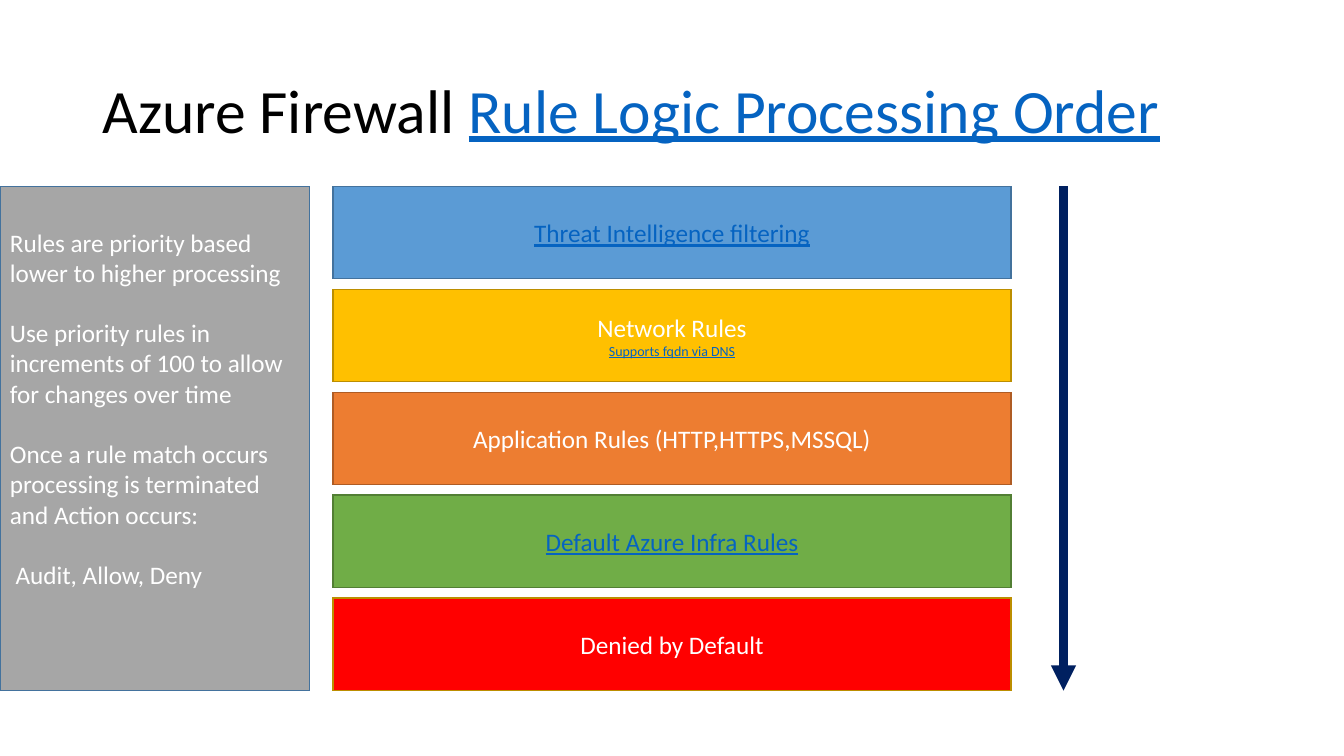
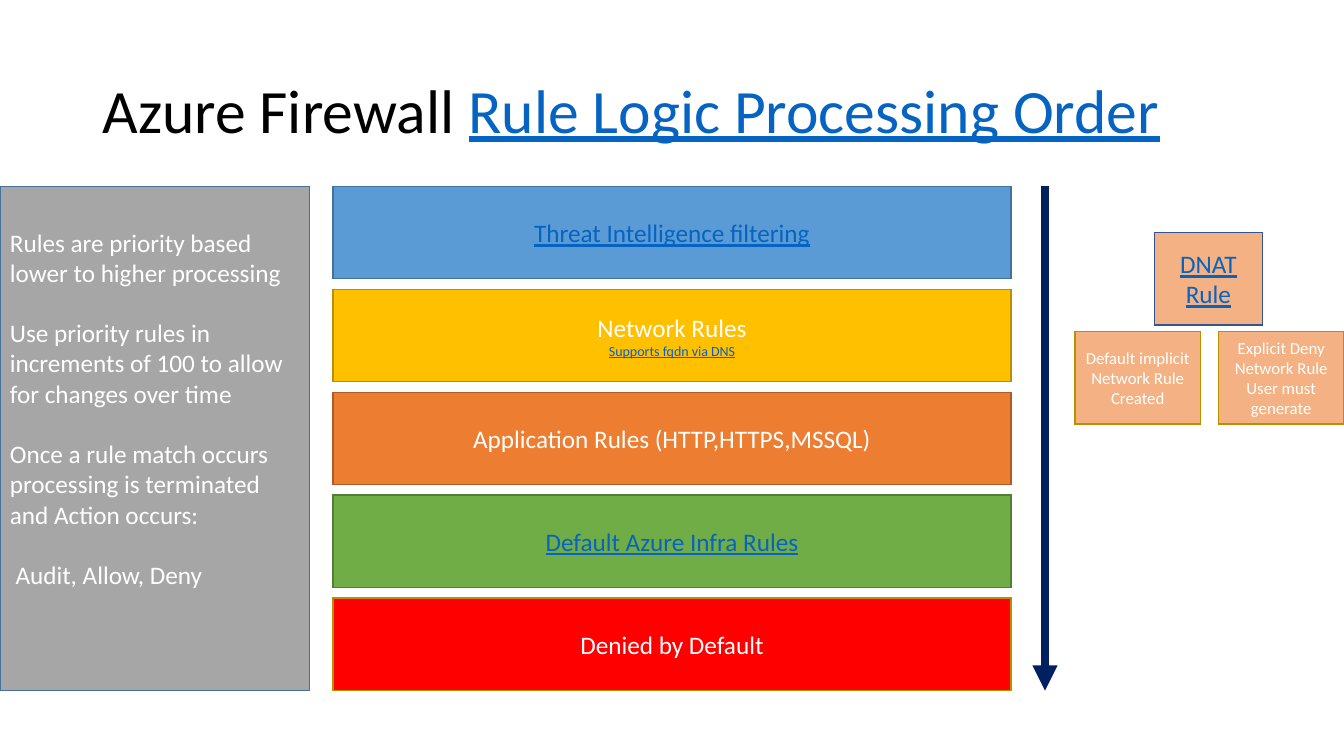
Before and after one commit to swiftsolves-msft/decks, a slide deck: slide 2 of AZ FW Rule Logic.pptx. Drawn at 1344x756 pixels with LibreOffice and Linux fonts; fonts in the diff are those of the drawing. Boxes give left, top, right and bottom in pixels: in the first picture for what was removed or moved away, otherwise in the second. Text is boxed around its words. In the diff, an @@ line names an element or a change of style, - is before the commit and + after.

```diff
--- a/AZ FW Rule Logic.pptx
+++ b/AZ FW Rule Logic.pptx
@@ arrow moved from (1064, 187) - (1064, 691) to (1046, 187) - (1046, 691) @@
@@ rectangle added at [1154,233,1262,326], fill #F4B183, outline #325491 1 pt, 18 pt, text #0563C1, underline @@
+DNAT Rule
@@ rectangle added at [1076,332,1201,424], fill #F4B183, outline #BD8E00 1 pt, 12 pt, text #FFFFFF @@
+Default implicit
+Network Rule
+Created
@@ rectangle added at [1219,332,1344,424], fill #F4B183, outline #BD8E00 1 pt, 12 pt, text #FFFFFF @@
+Explicit Deny
+Network Rule
+User must generate
```
